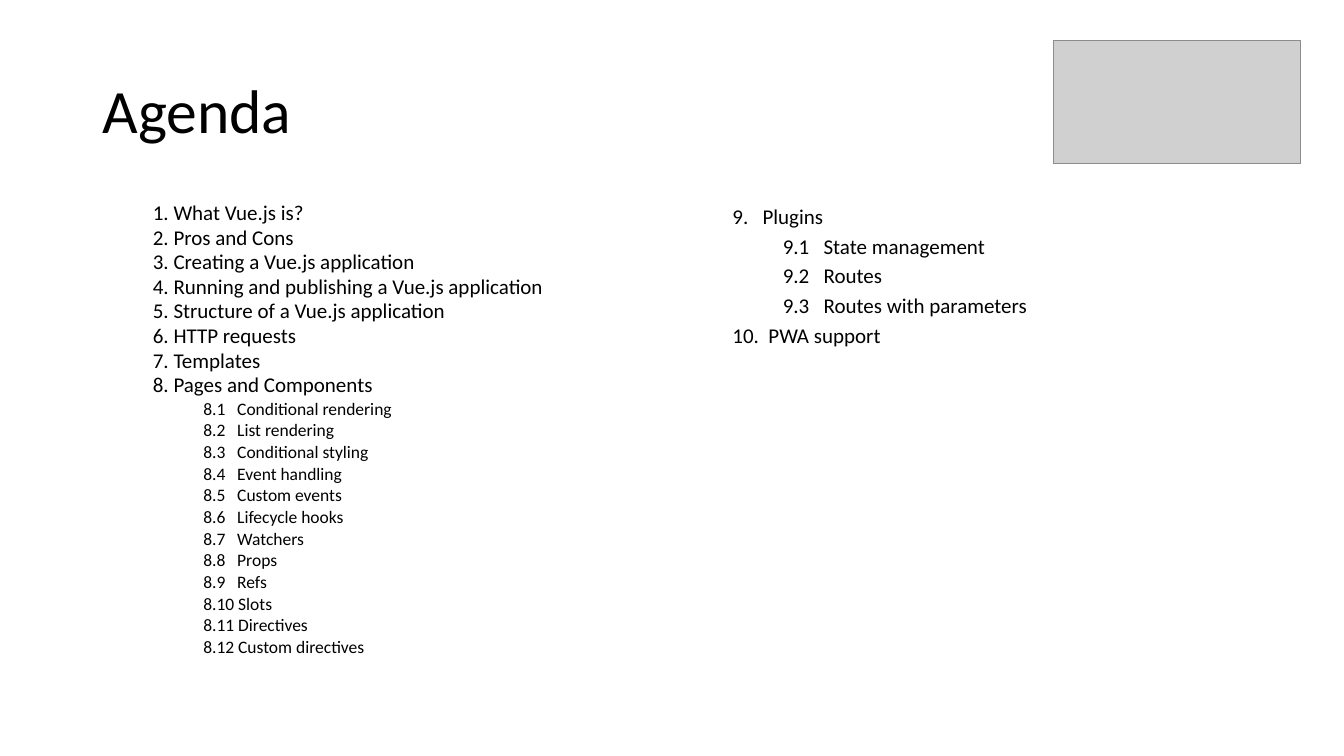
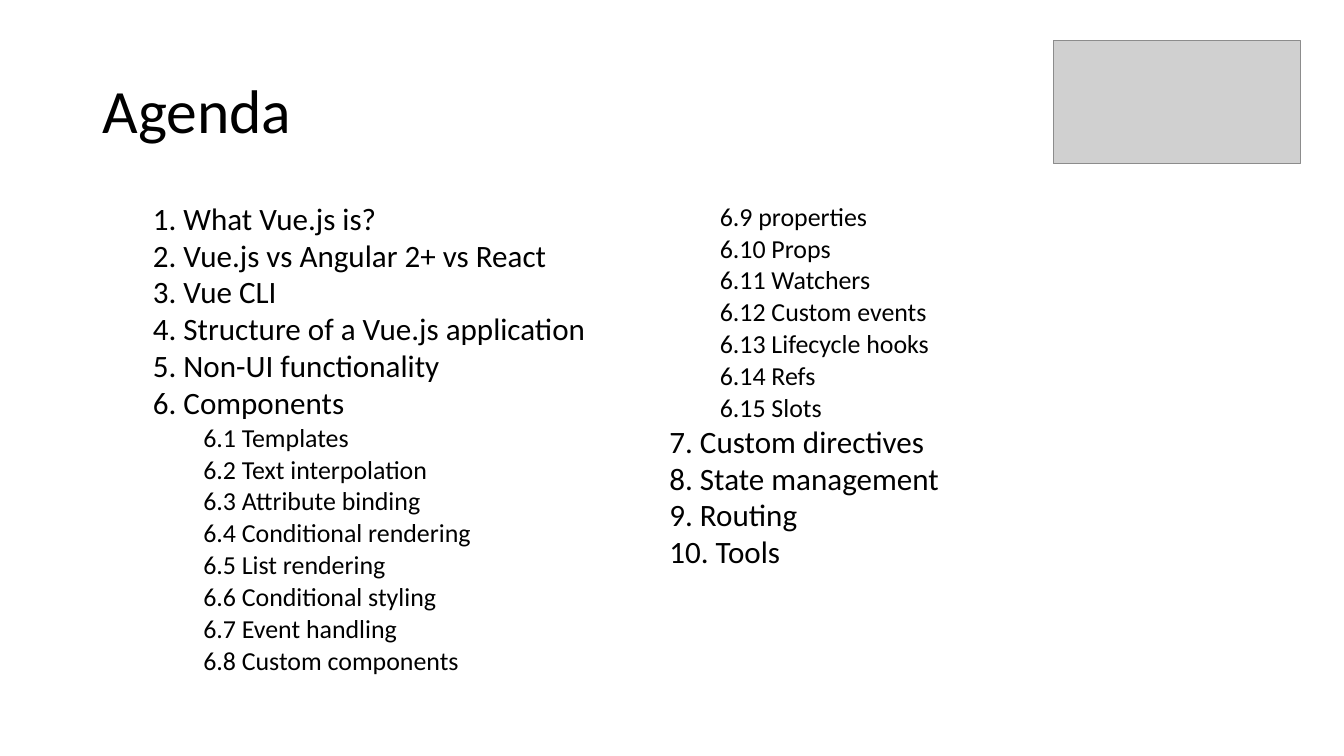
Before and after one commit to aljazsim/vue-masterclass-examples, a slide deck: slide 2 of Vuejs Masterclass.pptx. Drawn at 1344x756 pixels with LibreOffice and Linux fonts; fonts in the diff are those of the drawing; grey boxes stand for pictures. Boxes give left, top, right and bottom in pixels: in the first picture for what was removed or moved away, otherwise in the second. Text is boxed around its words. In the diff, an @@ line names an element or a change of style, - is before the commit and + after.

Commit message:
Update presentation

```diff
--- a/Vuejs Masterclass.pptx
+++ b/Vuejs Masterclass.pptx
@@ text "1. What Vue.js is?" at <box>153,208,938,675</box>: columns 1 to 2 @@
@@ text at <box>153,208,938,675</box>: text changed; size 12.5 to 18.5 pt @@
-  2. Pros and Cons
-  3. Creating a Vue.js application
-  4. Running and publishing a Vue.js application
-  5. Structure of a Vue.js application
-  6. HTTP requests
-  7. Templates
-  8. Pages and Components
-    8.1 Conditional rendering
-    8.2 List rendering
-    8.3 Conditional styling
-    8.4 Event handling
-    8.5 Custom events
-    8.6 Lifecycle hooks
-    8.7 Watchers
-    8.8 Props
-    8.9 Refs
-    8.10 Slots
-    8.11 Directives
-    8.12 Custom directives
+  2. Vue.js vs Angular 2+ vs React
+  3. Vue CLI
+  4. Structure of a Vue.js application
+  5. Non-UI functionality
+  6. Components
+    6.1 Templates
+    6.2 Text interpolation
+    6.3 Attribute binding
+    6.4 Conditional rendering
+    6.5 List rendering
+    6.6 Conditional styling
+    6.7 Event handling
+    6.8 Custom components
+    6.9 properties
+    6.10 Props
+    6.11 Watchers
+    6.12 Custom events
+    6.13 Lifecycle hooks
+    6.14 Refs
+    6.15 Slots
+  7. Custom directives
+  8. State management
+  9. Routing
+  10. Tools
@@ text at <box>153,208,376,236</box>: size 15 to 22.2 pt in "1. What Vue.js is?"; line spacing 0.7 to 0.8 @@
@@ text removed at <box>732,209,1026,347</box> @@
-  9. Plugins
-    9.1 State management
-    9.2 Routes
-    9.3 Routes with parameters
-  10. PWA support
```
Also in this commit, not shown: 7 other slides changed, 32 slides added, 1 other file.
